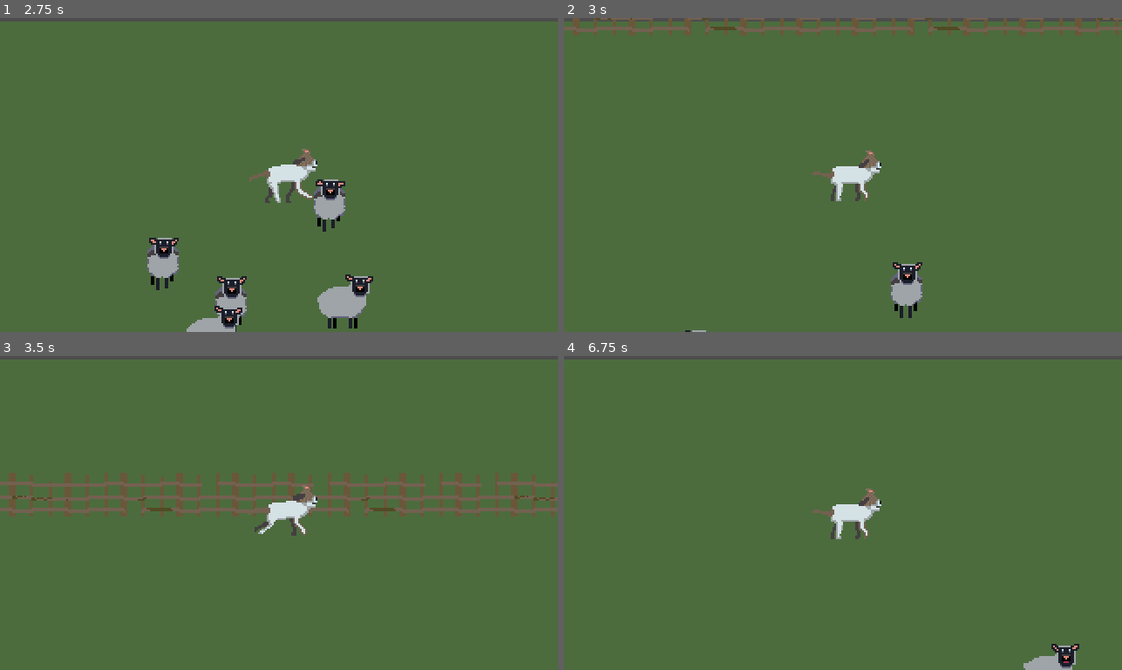
Above: before the commit, frames 1-4 (two rows, left to right).
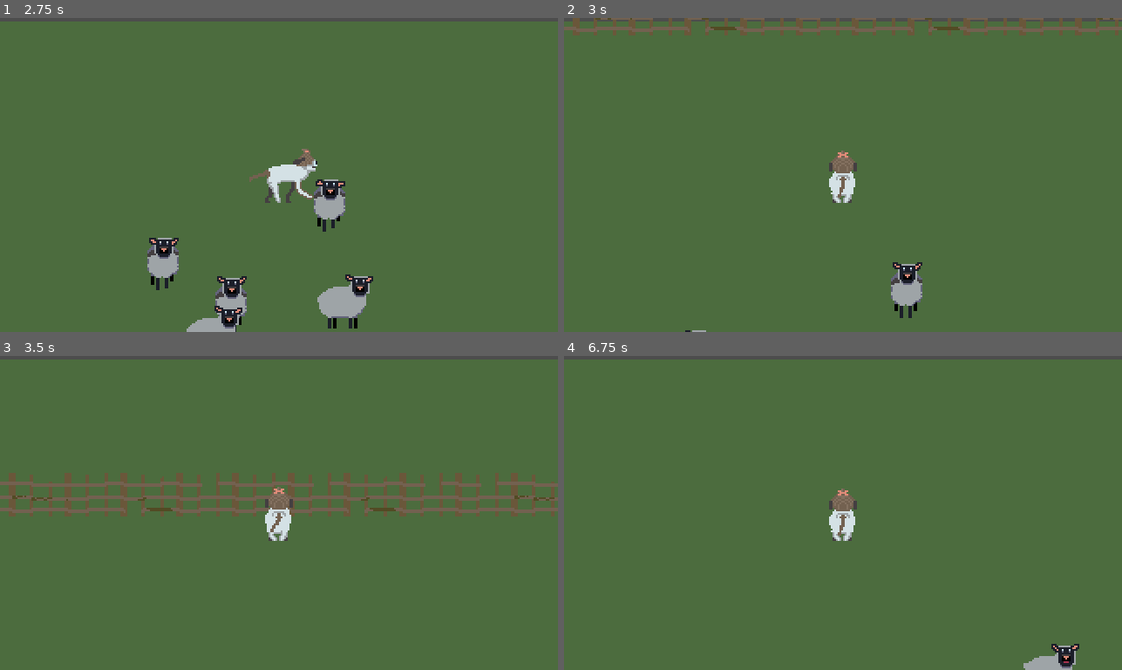
Above: after the commit, the same moments.

Repository: rottabonus/seppo_the_sheepdog
Game: Godot game, scene res://main.tscn
Two runs of this game, one before a commit and one after it. Both use one fixed random seed, a clock stepped at 60 frames per second and the inputs below.
Inputs:
- Up to frame 1 (2.75 s): hold Right (move_right) 0.53-1.28 s; hold Space (bark) 0.53-1.28 s; hold Down (move_down) 1.28-2.03 s; tap Space (bark) at 1.35 s; hold Right (move_right) from 2.03 s (still down); hold Space (bark) from 2.03 s (still down)
- Up to frame 2 (3 s): release Right (move_right) at 2.78 s; release Space (bark) at 2.78 s; hold Up (move_up) from 2.78 s (still down); tap Space (bark) at 2.85 s
- Up to frame 3 (3.5 s): keep holding Up (move_up)
- Up to frame 4 (6.75 s): release Up (move_up) at 3.53 s; hold Space (bark) 3.53-4.28 s; hold Left (move_left) 3.53-5.03 s; tap Space (bark) at 4.35, 5.85 s; hold Down (move_down) 5.03-5.78 s; hold Space (bark) 5.03-5.78 s; hold Right (move_right) 5.78-6.53 s; hold Up (move_up) from 6.53 s (still down); hold Space (bark) from 6.53 s (still down)

Frame 1 is identical in both runs. In frame 2, 1.0% of the frame differs, in the area x 44-57%, y 42-59%; in frame 3, 0.9%; in frame 4, 1.0%.
Error before the commit: Invalid call. Nonexistent function 'move_from_bark' in base 'TileMap'. (res://player.gd:24)

Commit message:
Add run-back animation

Diff:
--- a/player.gd
+++ b/player.gd
@@ -20,13 +20,14 @@
 
 		var bodies = $BarkInfluence.get_overlapping_bodies()
 		for body in bodies:
-			if body.name != "Player":
+			if body.has_method("move_from_bark"):
 				body.move_from_bark()
 
 	if velocity.length() > 0:
 		if velocity.y > 0:
-			# todo: missing tail in run toward animation
 			$AnimatedSprite2D.play("run_towards")
+		elif velocity.y < 0:
+			$AnimatedSprite2D.play("run_back")
 		else:
 			$AnimatedSprite2D.play("run")
 			$AnimatedSprite2D.flip_h = velocity.x < 0
--- a/player.tscn
+++ b/player.tscn
@@ -1,8 +1,9 @@
-[gd_scene load_steps=28 format=3 uid="uid://bor04e6fwvy54"]
+[gd_scene load_steps=35 format=3 uid="uid://bor04e6fwvy54"]
 
 [ext_resource type="Script" path="res://player.gd" id="1_q0ssl"]
 [ext_resource type="Texture2D" uid="uid://d2mr2tam4vt4i" path="res://dog_idle.png" id="2_uxks8"]
 [ext_resource type="Texture2D" uid="uid://bp6inde10btbj" path="res://dog_run.png" id="3_0ype1"]
+[ext_resource type="Texture2D" uid="uid://blb0bibvwq32b" path="res://run_back.png" id="4_84svt"]
 [ext_resource type="Texture2D" uid="uid://fcgbrpip4qqp" path="res://run_twrd.png" id="4_wybxf"]
 [ext_resource type="AudioStream" uid="uid://bhd8esv2esafs" path="res://hau.wav" id="5_3jcr5"]
 
@@ -58,6 +59,30 @@
 atlas = ExtResource("3_0ype1")
 region = Rect2(264, 0, 44, 32)
 
+[sub_resource type="AtlasTexture" id="AtlasTexture_uwwh6"]
+atlas = ExtResource("4_84svt")
+region = Rect2(0, 0, 32, 32)
+
+[sub_resource type="AtlasTexture" id="AtlasTexture_skcdm"]
+atlas = ExtResource("4_84svt")
+region = Rect2(32, 0, 32, 32)
+
+[sub_resource type="AtlasTexture" id="AtlasTexture_qj71m"]
+atlas = ExtResource("4_84svt")
+region = Rect2(64, 0, 32, 32)
+
+[sub_resource type="AtlasTexture" id="AtlasTexture_plog3"]
+atlas = ExtResource("4_84svt")
+region = Rect2(96, 0, 32, 32)
+
+[sub_resource type="AtlasTexture" id="AtlasTexture_ofmkf"]
+atlas = ExtResource("4_84svt")
+region = Rect2(128, 0, 32, 32)
+
+[sub_resource type="AtlasTexture" id="AtlasTexture_21muj"]
+atlas = ExtResource("4_84svt")
+region = Rect2(160, 0, 32, 32)
+
 [sub_resource type="AtlasTexture" id="AtlasTexture_sj7qy"]
 atlas = ExtResource("4_wybxf")
 region = Rect2(0, 0, 32, 32)
@@ -132,6 +157,29 @@
 "loop": true,
 "name": &"run",
 "speed": 13.0
+}, {
+"frames": [{
+"duration": 1.0,
+"texture": SubResource("AtlasTexture_uwwh6")
+}, {
+"duration": 1.0,
+"texture": SubResource("AtlasTexture_skcdm")
+}, {
+"duration": 1.0,
+"texture": SubResource("AtlasTexture_qj71m")
+}, {
+"duration": 1.0,
+"texture": SubResource("AtlasTexture_plog3")
+}, {
+"duration": 1.0,
+"texture": SubResource("AtlasTexture_ofmkf")
+}, {
+"duration": 1.0,
+"texture": SubResource("AtlasTexture_21muj")
+}],
+"loop": true,
+"name": &"run_back",
+"speed": 10.0
 }, {
 "frames": [{
 "duration": 1.0,
@@ -171,7 +219,8 @@
 
 [node name="AnimatedSprite2D" type="AnimatedSprite2D" parent="."]
 sprite_frames = SubResource("SpriteFrames_1ohxt")
-animation = &"run_towards"
+animation = &"run_back"
+frame_progress = 0.765024
 
 [node name="CollisionShape2D" type="CollisionShape2D" parent="."]
 position = Vector2(4, 9)
Binary file added: run_back.png
Not shown, added: run_back.png.import
